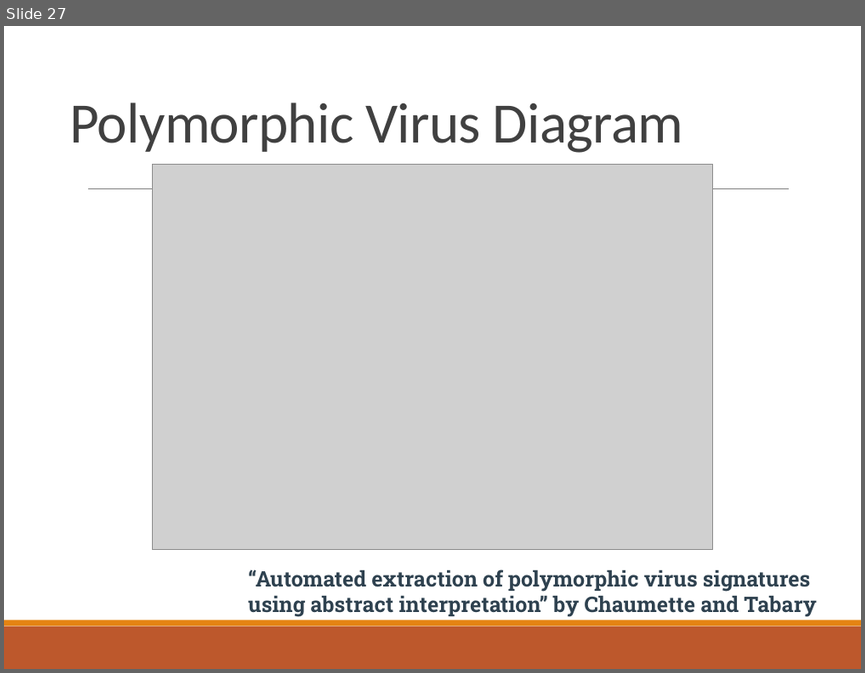
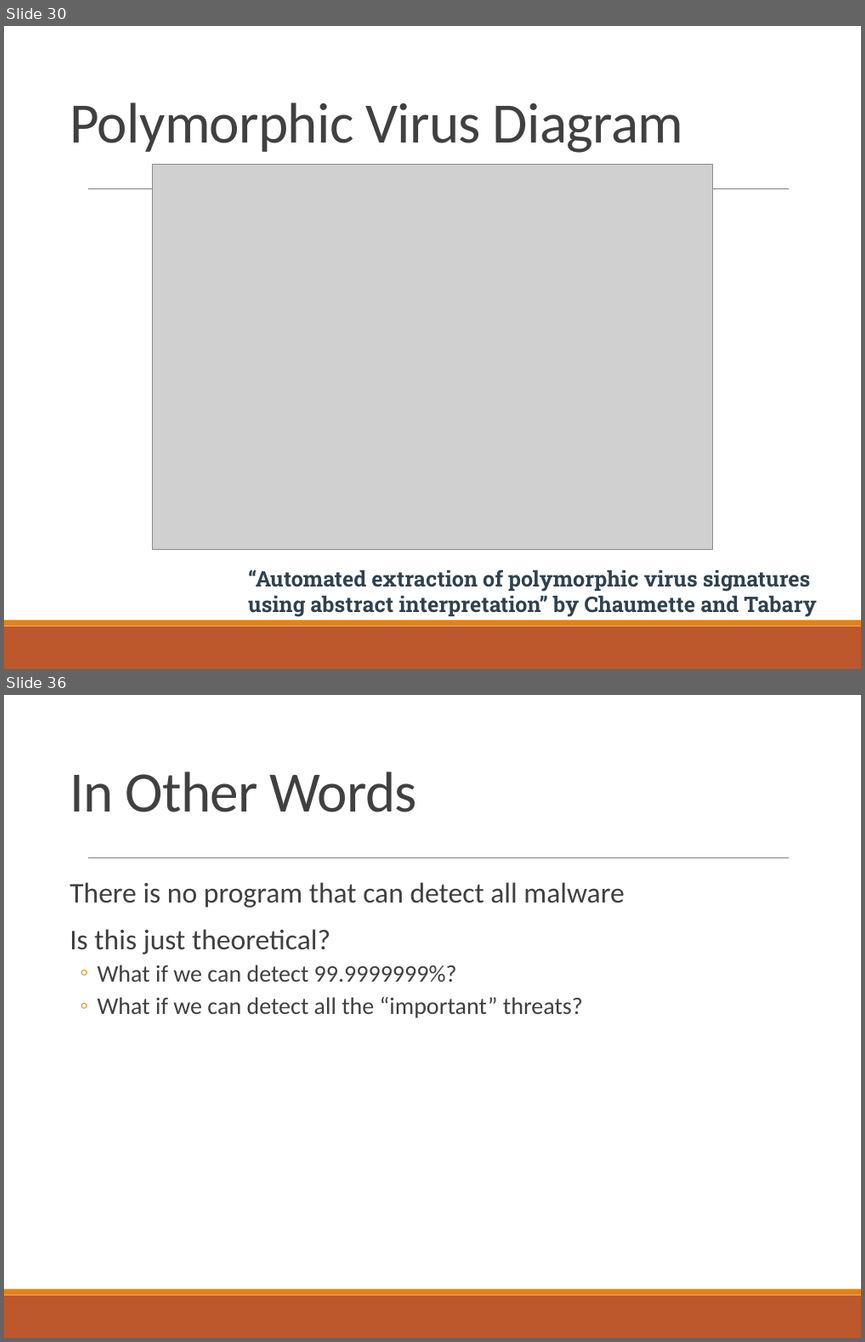
Before and after one commit to CrimsonVista/UTAustin-Courses, a slide deck: 2020fa_cs361s/lectures/20201026_malicious_software.pptx. Shown one above the other, each under a label of ours: slide 27 before the commit, slides 30 and 36 after it; the slides between them are not shown. The pictures are 865x673 and 865x1342 pixels, drawn with LibreOffice and Linux fonts; fonts in the diff are those of the drawing; grey boxes stand for pictures. Boxes give left, top, right and bottom in pixels: in the first picture for what was removed or moved away, otherwise in the second. Text is boxed around its words. In the diff, an @@ line names an element or a change of style, - is before the commit and + after.

```diff
--- a/2020fa_cs361s/lectures/20201026_malicious_software.pptx
+++ b/2020fa_cs361s/lectures/20201026_malicious_software.pptx
@@ slide 36 added at <box>4,695,861,1338</box>, background #FFFFFF; not listed: 3 template elements that a slide beside it also shows @@
@@ title added at <box>69,771,418,812</box>, 48 pt, text #404040 @@
+In Other Words
@@ text added at <box>69,882,624,1018</box>, 20 pt, text #404040 @@
+  There is no program that can detect all malware
+  Is this just theoretical?
+  ◦ What if we can detect 99.9999999%?
+  ◦ What if we can detect all the “important” threats?
@@ what was slide 27 is now slide 30 @@
```
Also in this commit, not shown: 4 slides changed, 17 other slides added, 1 slide removed, 1 other file.
